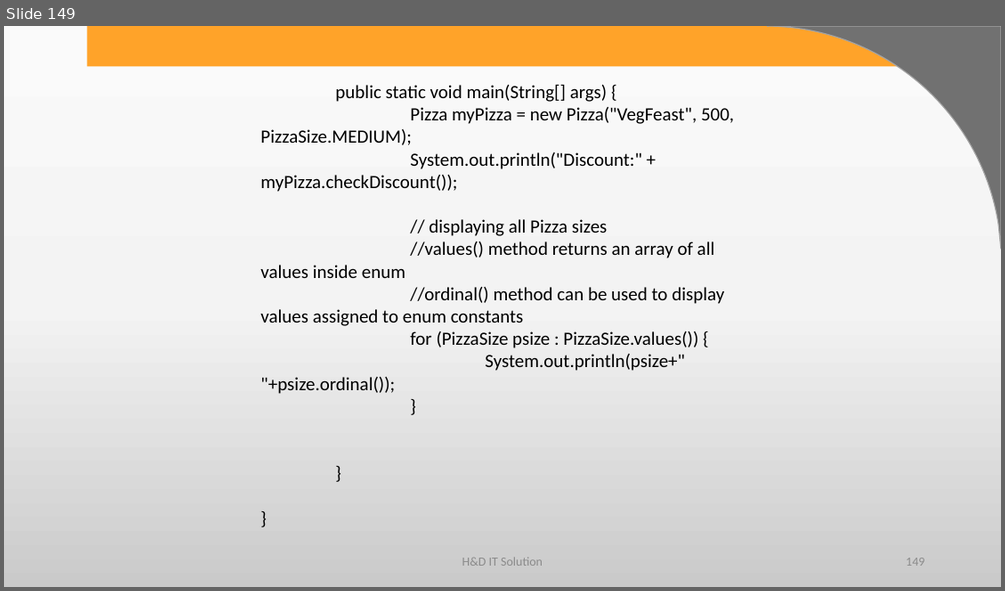
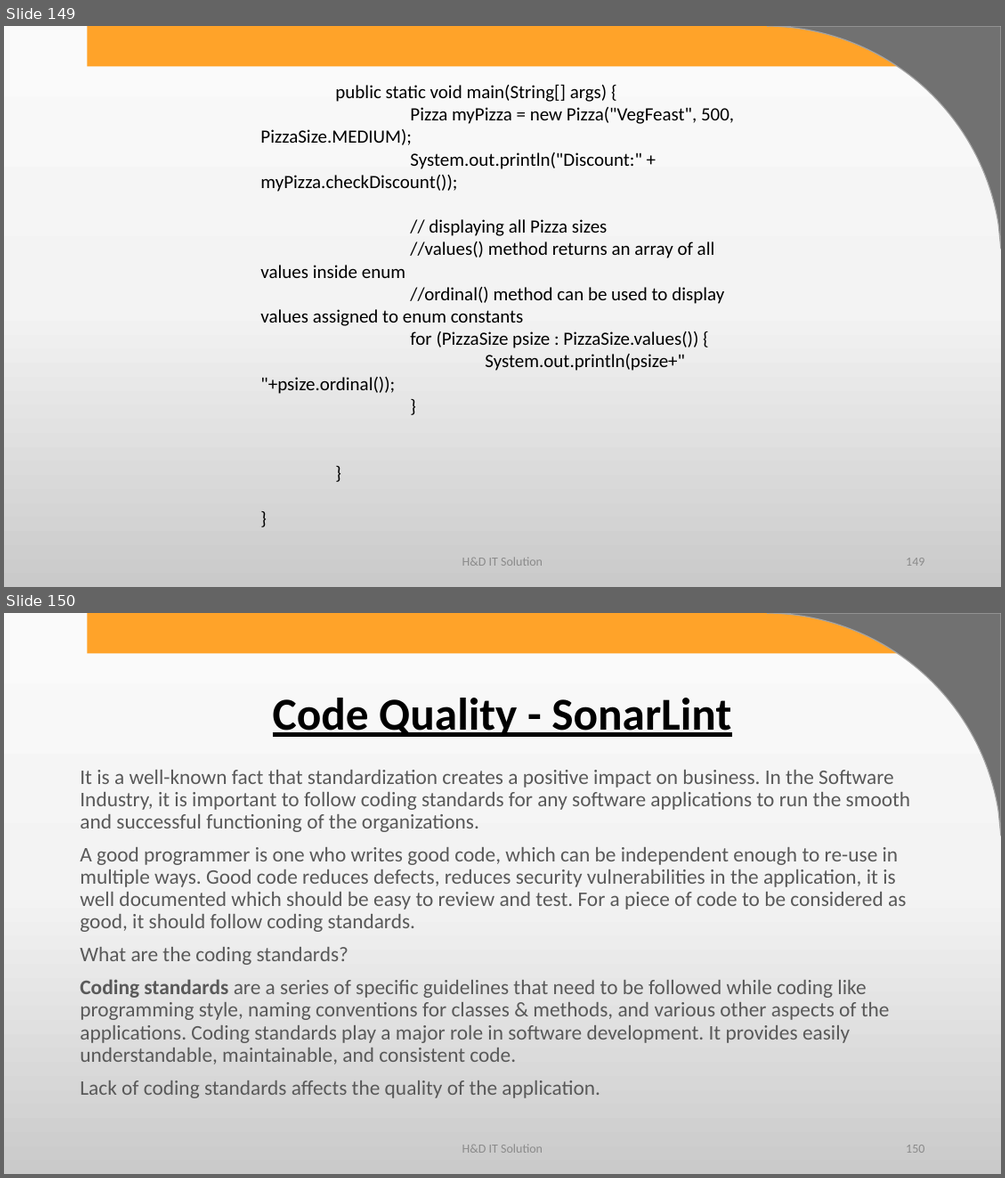
Before and after one commit to harshadasawant/infinite_code, a slide deck: ppt/JAVA syllabus.pptx. Shown one above the other, each under a label of ours: slide 149 before the commit, slides 149 and 150 after it. The pictures are 1005x591 and 1005x1178 pixels, drawn with LibreOffice and Linux fonts; fonts in the diff are those of the drawing; background and template pictures are left out. Boxes give left, top, right and bottom in pixels: in the first picture for what was removed or moved away, otherwise in the second. Text is boxed around its words. In the diff, an @@ line names an element or a change of style, - is before the commit and + after.

```diff
--- a/ppt/JAVA syllabus.pptx
+++ b/ppt/JAVA syllabus.pptx
@@ slide 150 added at (4, 613, 1001, 1174), background gradient #FBFBFB to #F4F4F4 to #CBCBCB; not listed: 2 template elements that a slide beside it also shows @@
@@ title added at (273, 698, 731, 737), 44 pt, text #000000, bold, underline @@
+Code Quality - SonarLint
@@ text added at (80, 770, 911, 1098), 20 pt, text #595959 @@
+It is a well-known fact that standardization creates a positive impact on business. In the Software Industry, it is important to follow coding standards for any software applications to run the smooth and successful functioning of the organizations.
+A good programmer is one who writes good code, which can be independent enough to re-use in multiple ways. Good code reduces defects, reduces security vulnerabilities in the application, it is well documented which should be easy to review and test. For a piece of code to be considered as good, it should follow coding standards.
+What are the coding standards?
+Coding standards are a series of specific guidelines that need to be followed while coding like programming style, naming conventions for classes & methods, and various other aspects of the applications. Coding standards play a major role in software development. It provides easily understandable, maintainable, and consistent code.
+Lack of coding standards affects the quality of the application.
@@ text added at (462, 1143, 542, 1152), 12 pt, text #8C8C8C @@
+H&D IT Solution
@@ page number added at (906, 1144, 924, 1152), 12 pt, text #8C8C8C @@
+150
```
Also in this commit, not shown: 4 slides changed, 129 other slides added, 2 other files.
